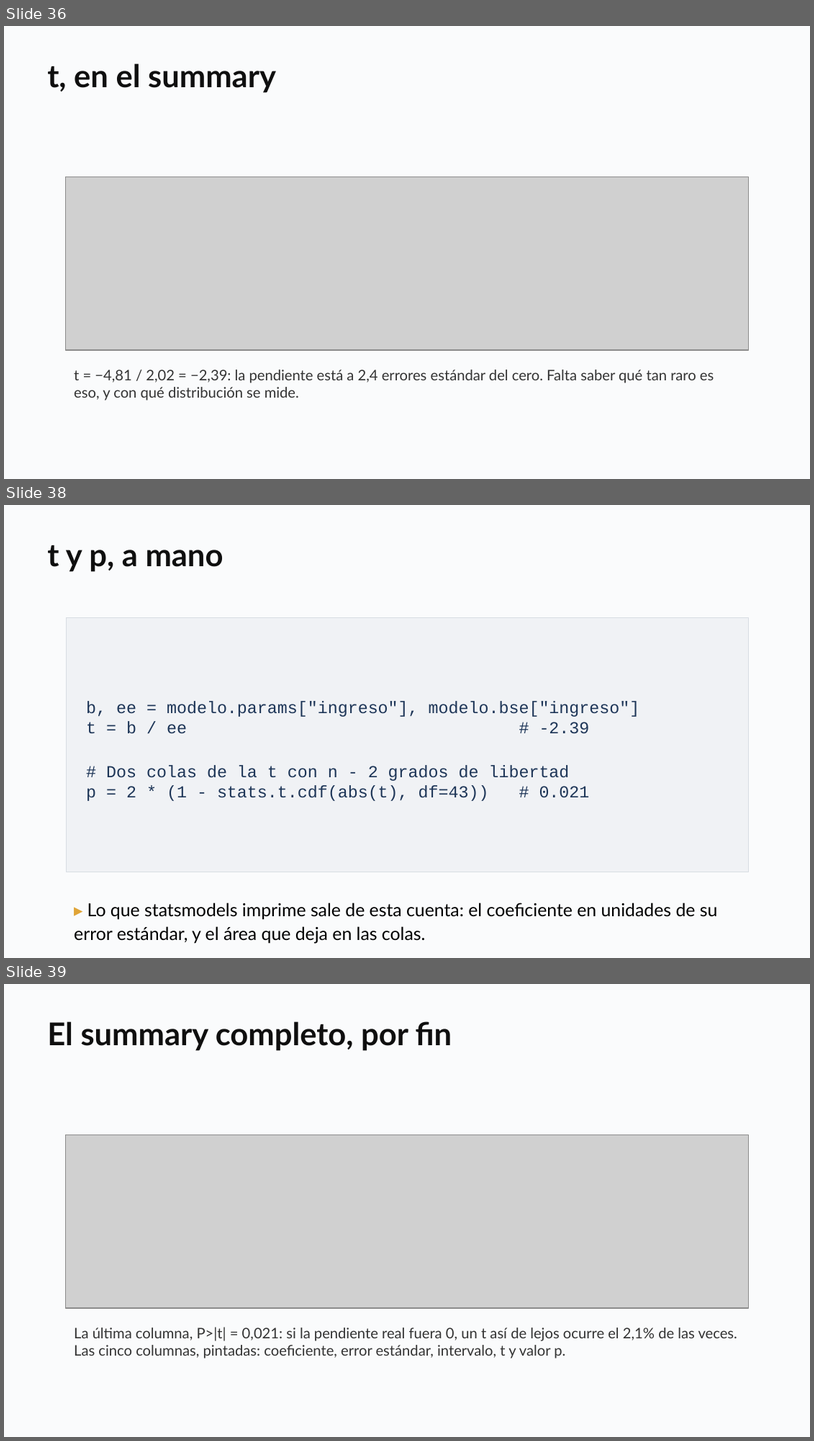
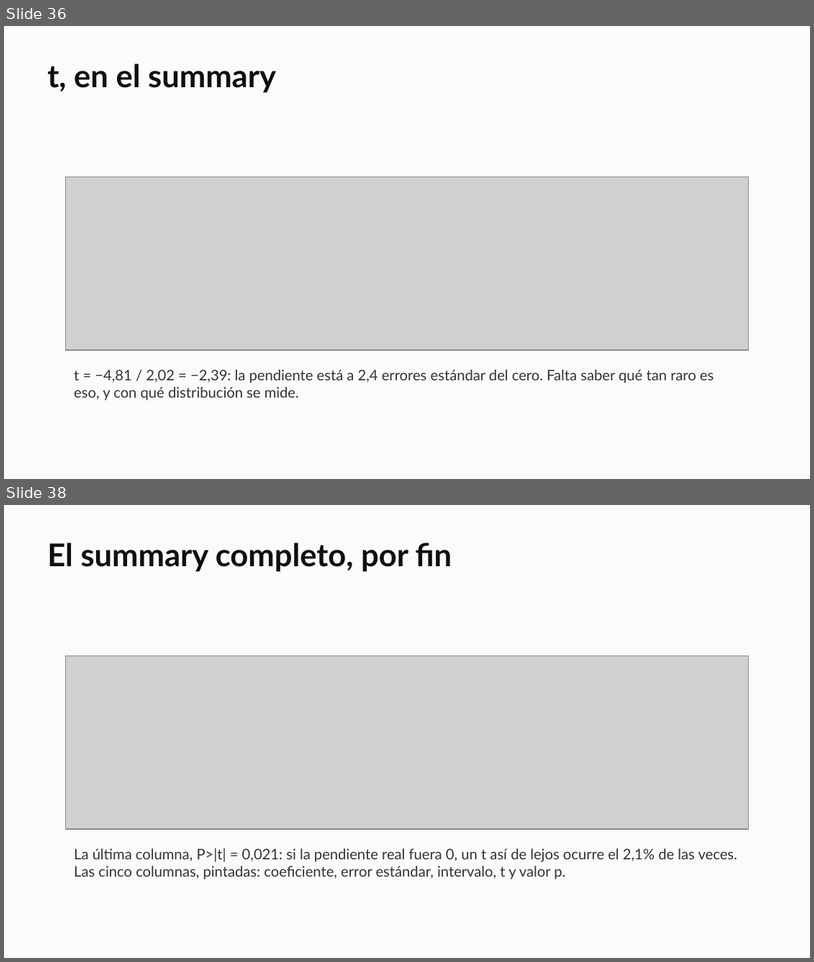
Before and after one commit to daniopitz/diplomado-cdd, a slide deck: presentaciones/clase05_probabilidad_inferencia.pptx. Shown one above the other, each under a label of ours: slides 36, 38 and 39 before the commit, slides 36 and 38 after it; the slides between them are not shown. The pictures are 814x1441 and 814x962 pixels, drawn with LibreOffice and Linux fonts; fonts in the diff are those of the drawing; grey boxes stand for pictures. Boxes give left, top, right and bottom in pixels: in the first picture for what was removed or moved away, otherwise in the second. Text is boxed around its words. In the diff, an @@ line names an element or a change of style, - is before the commit and + after.

```diff
--- a/presentaciones/clase05_probabilidad_inferencia.pptx
+++ b/presentaciones/clase05_probabilidad_inferencia.pptx
@@ slide 38 removed at (x1=4, y1=505, x2=810, y2=958), background #FFFFFF @@
@@ rectangle removed at (x1=4, y1=505, x2=810, y2=958) @@
@@ text removed at (x1=47, y1=545, x2=224, y2=572) @@
-t y p, a mano
@@ rectangle removed at (x1=66, y1=618, x2=749, y2=872) @@
-b, ee = modelo.params["ingreso"], modelo.bse["ingreso"]
-t = b / ee # -2.39
-# Dos colas de la t con n - 2 grados de libertad
-p = 2 * (1 - stats.t.cdf(abs(t), df=43)) # 0.021
@@ text removed at (x1=74, y1=902, x2=718, y2=943) @@
-▸ Lo que statsmodels imprime sale de esta cuenta: el coeficiente en unidades de su error estándar, y el área que deja en las colas.
@@ what was slide 39 is now slide 38 @@
```
Also in this commit, not shown: 1 slide added, 1 other slide removed, 3 other files.
